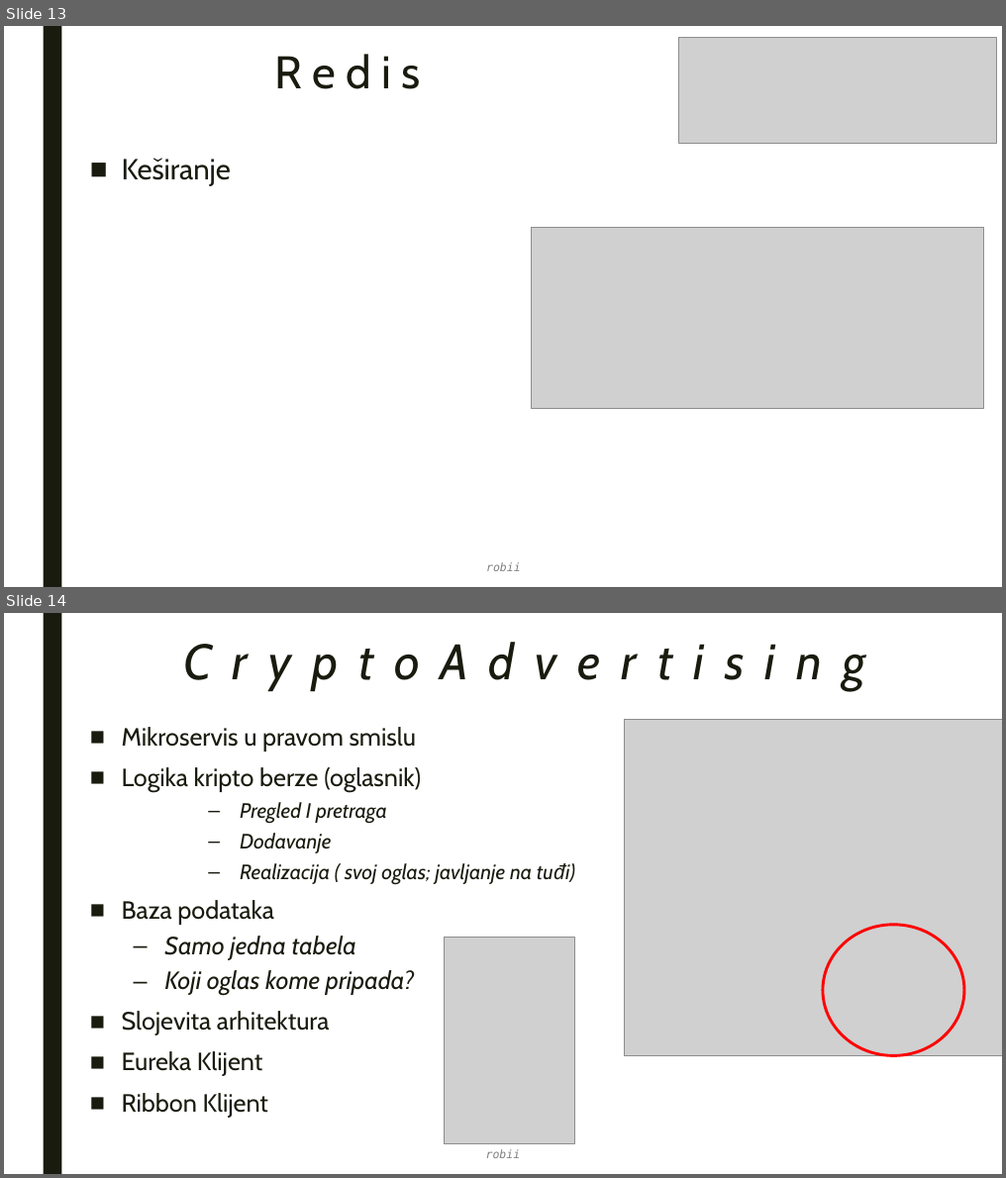
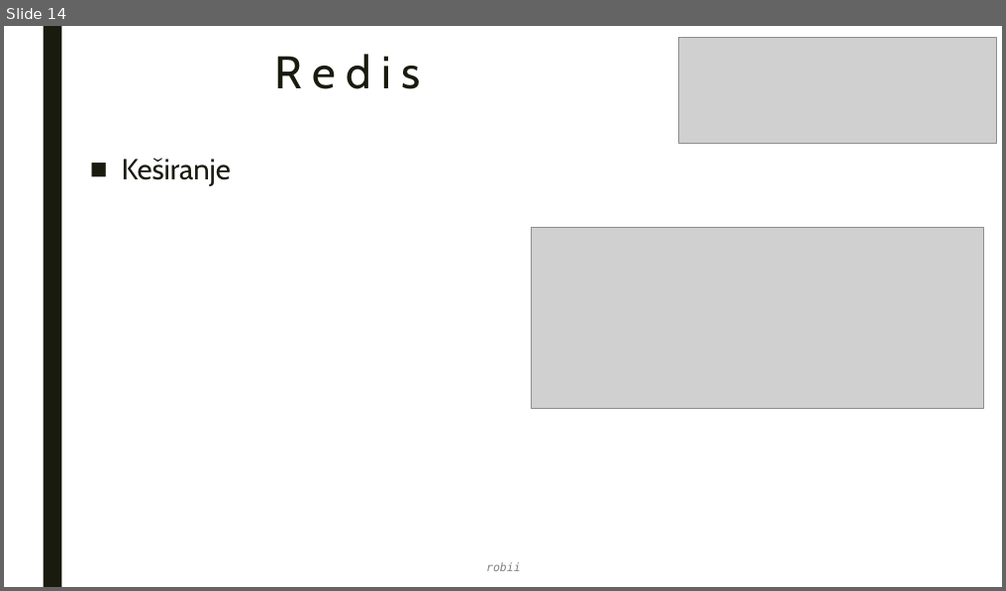
Before and after one commit to robertsabo0/MessageOrientedCommunication, a slide deck: docs/master_rad.0.1.pptx. Shown one above the other, each under a label of ours: slides 13 and 14 before the commit, slide 14 after it. The pictures are 1006x1178 and 1006x591 pixels, drawn with LibreOffice and Linux fonts; fonts in the diff are those of the drawing; grey boxes stand for pictures. Boxes give left, top, right and bottom in pixels: in the first picture for what was removed or moved away, otherwise in the second. Text is boxed around its words. In the diff, an @@ line names an element or a change of style, - is before the commit and + after.

```diff
--- a/docs/master_rad.0.1.pptx
+++ b/docs/master_rad.0.1.pptx
@@ slide 14 removed at <box>4,613,1002,1174</box>, background #FFFFFF; not listed: 1 template element that a slide beside it also shows @@
@@ title removed at <box>116,633,902,731</box> @@
-CryptoAdvertising
@@ text removed at <box>122,727,575,1118</box> @@
-■ Mikroservis u pravom smislu
-■ Logika kripto berze (oglasnik)
-      – Pregled I pretraga
-      – Dodavanje
-      – Realizacija ( svoj oglas; javljanje na tuđi)
-■ Baza podataka
-  – Samo jedna tabela
-  – Koji oglas kome pripada?
-■ Slojevita arhitektura
-■ Eureka Klijent
-■ Ribbon Klijent
@@ picture removed at <box>625,719,1002,1057</box> @@
@@ picture removed at <box>445,937,575,1146</box> @@
@@ ellipse removed at <box>823,925,964,1056</box> @@
@@ text removed at <box>486,1150,521,1158</box> @@
-robii
@@ what was slide 13 is now slide 14 @@
```
Also in this commit, not shown: 3 slides changed, 34 slides added, 8 other slides removed, 3 other files.
